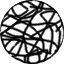
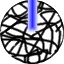
Revision of a layered 64px x 64px image; what changed, layer by layer:
painted on "Background" over bbox(25, 0, 40, 34)
